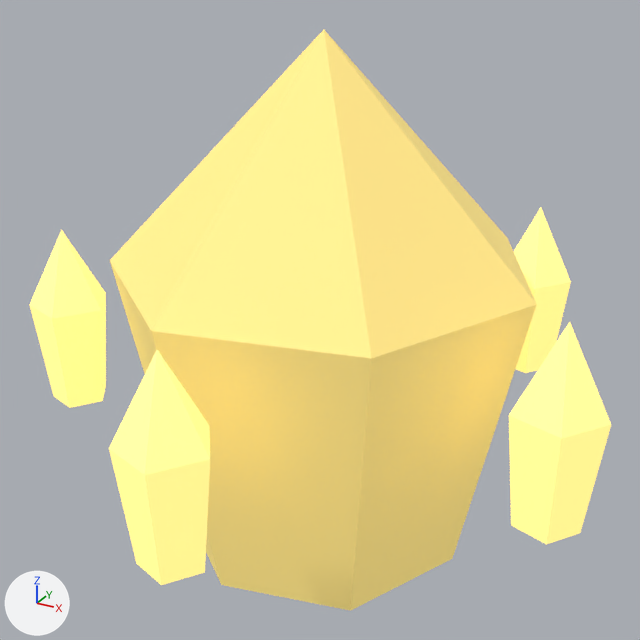
A saved change to the glTF model assets/models/glb/deep-fracture-creature-AnnoyanceWisp-radiance.glb.
Both versions are drawn from a 50 mm lens placed at (0.701, -1.288, 0.88), pointed at (0.014, -0.039, 0.255). The lights are fixed; the arrows at lower left show +X, +Y and +Z. The picture after the commit comes second.

In view in the first picture: 'orbit-shard-0', 'orbit-shard-1', 'orbit-shard-2', 'orbit-shard-4', 'shell'.
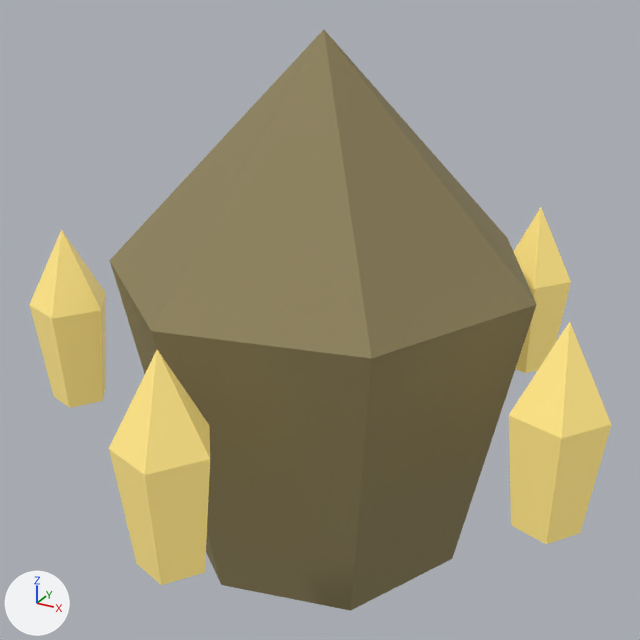
Pixel boxes [x1, y1, x2, y2] of what changed, in the pictures (640 x 640 px):
'shell', recoloured, surface changed (darker): [110, 30, 537, 611] in both
'orbit-shard-1', recoloured (darker): [109, 350, 210, 585] in both
'orbit-shard-0', recoloured (darker): [509, 322, 611, 545] in both
'orbit-shard-2', recoloured (darker): [29, 229, 106, 408] in both
'orbit-shard-4', recoloured (darker): [514, 207, 571, 373] in both

What the commit changed:
Material 'export-source.001' (mat_export_source_001) changes colour from yellow #ffe586 to yellow #91855d; in linear values from (1.0, 0.78, 0.24) to (0.285, 0.234, 0.11).
In material 'export-source.001' (mat_export_source_001), emission_color is no longer (0.25, 0.195, 0.06), yellow #897a45.
In material 'export-source.001' (mat_export_source_001), emission_strength is no longer 1.0.
In material 'export-source.002' (mat_export_source_002), emission_color goes from (0.8, 0.624, 0.192) (yellow #e7cf79) to (0.224, 0.175, 0.0538) (yellow #827442).
